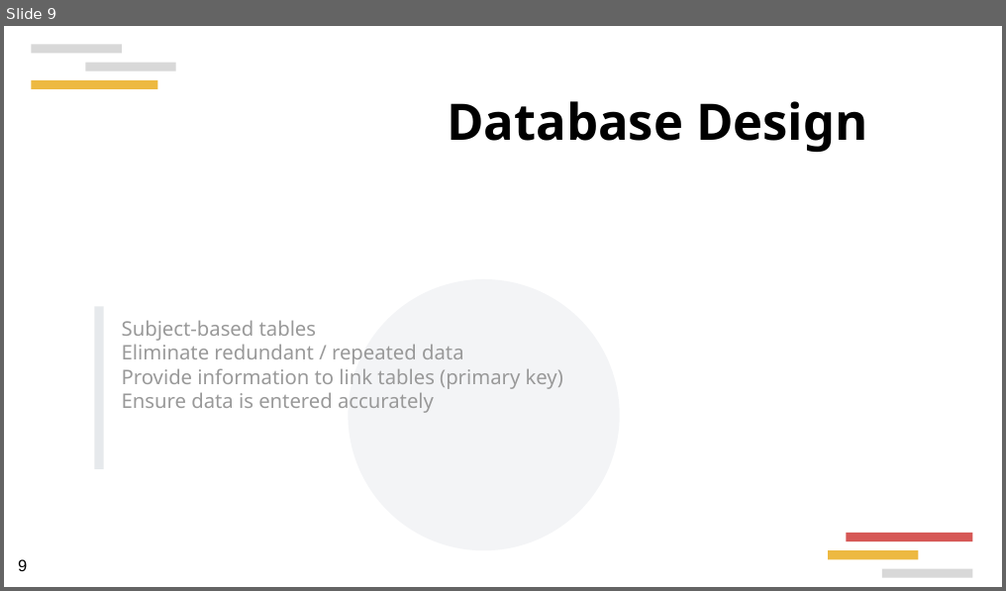
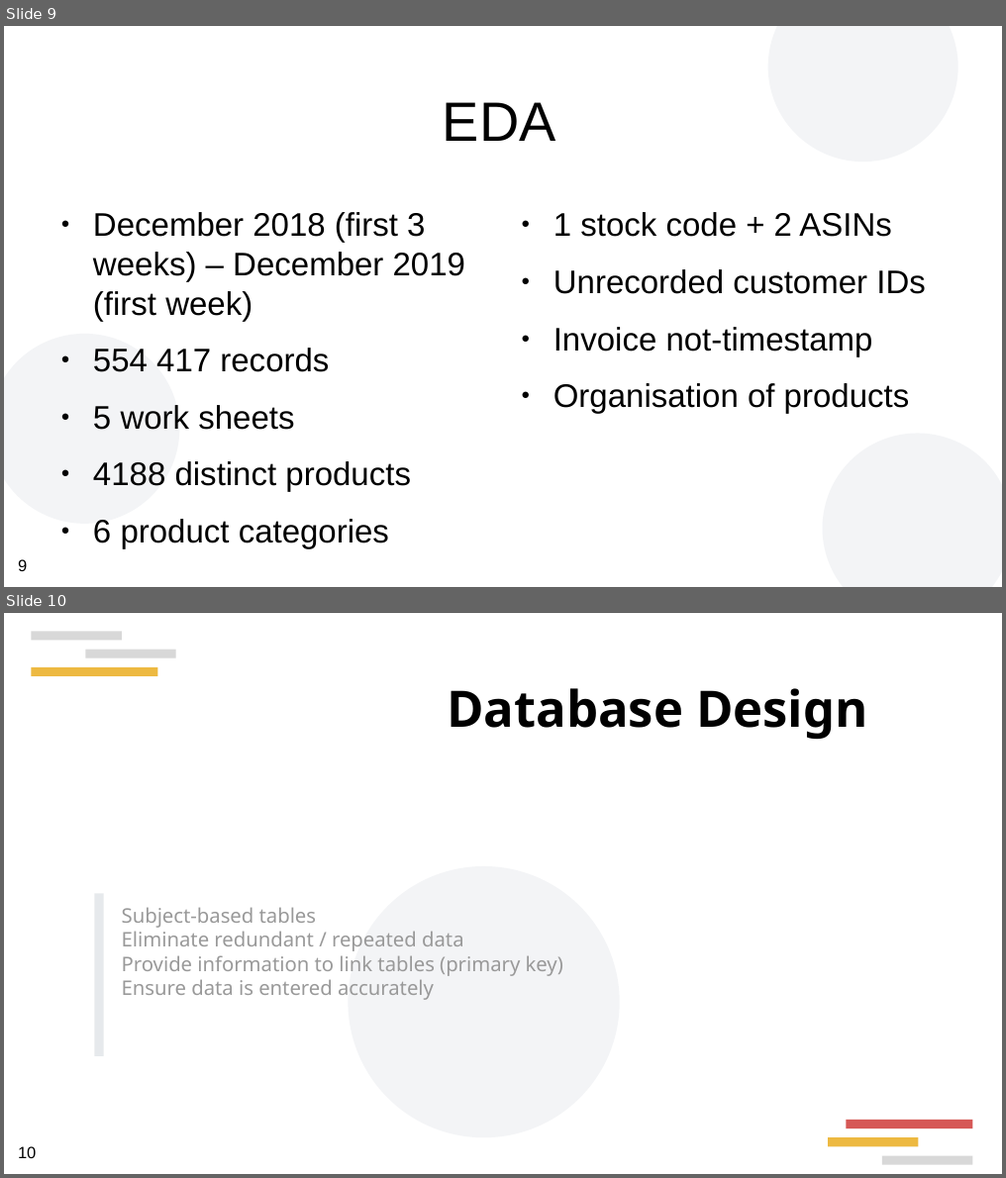
Before and after one commit to jmb-oddbook/ecom_project, a slide deck: presentation/vs_electronics.odp. Shown one above the other, each under a label of ours: slide 9 before the commit, slides 9 and 10 after it. The pictures are 1006x591 and 1006x1178 pixels, drawn with LibreOffice and Linux fonts; fonts in the diff are those of the drawing; background and template pictures are left out. Boxes give left, top, right and bottom in pixels: in the first picture for what was removed or moved away, otherwise in the second. Text is boxed around its words. In the diff, an @@ line names an element or a change of style, - is before the commit and + after.

```diff
--- a/presentation/vs_electronics.odp
+++ b/presentation/vs_electronics.odp
@@ slide 9 added at (4, 26, 1002, 587), background #FFFFFF @@
@@ ellipse added at (768, 26, 958, 162), fill #8D99AE at 10% opacity @@
@@ title added at (443, 102, 556, 141), 44 pt, text #000000 @@
+EDA
@@ text added at (93, 212, 465, 550), 26 pt, text #000000 @@
+● December 2018 (first 3 weeks) – December 2019 (first week)
+● 554 417 records
+● 5 work sheets
+● 4188 distinct products
+● 6 product categories
@@ text added at (553, 212, 925, 414), 26 pt, text #000000 @@
+● 1 stock code + 2 ASINs
+● Unrecorded customer IDs
+● Invoice not-timestamp
+● Organisation of products
@@ ellipse added at (4, 334, 179, 524), fill #8D99AE at 10% opacity @@
@@ ellipse added at (823, 434, 1002, 587), fill #8D99AE at 10% opacity @@
@@ page number added at (18, 560, 27, 571), 13 pt, text #000000 @@
+9
@@ what was slide 9 is now slide 10 @@
@@ page number at (18, 1147, 36, 1158): text changed @@
-9
+10
```
Also in this commit, not shown: 7 slides changed.
